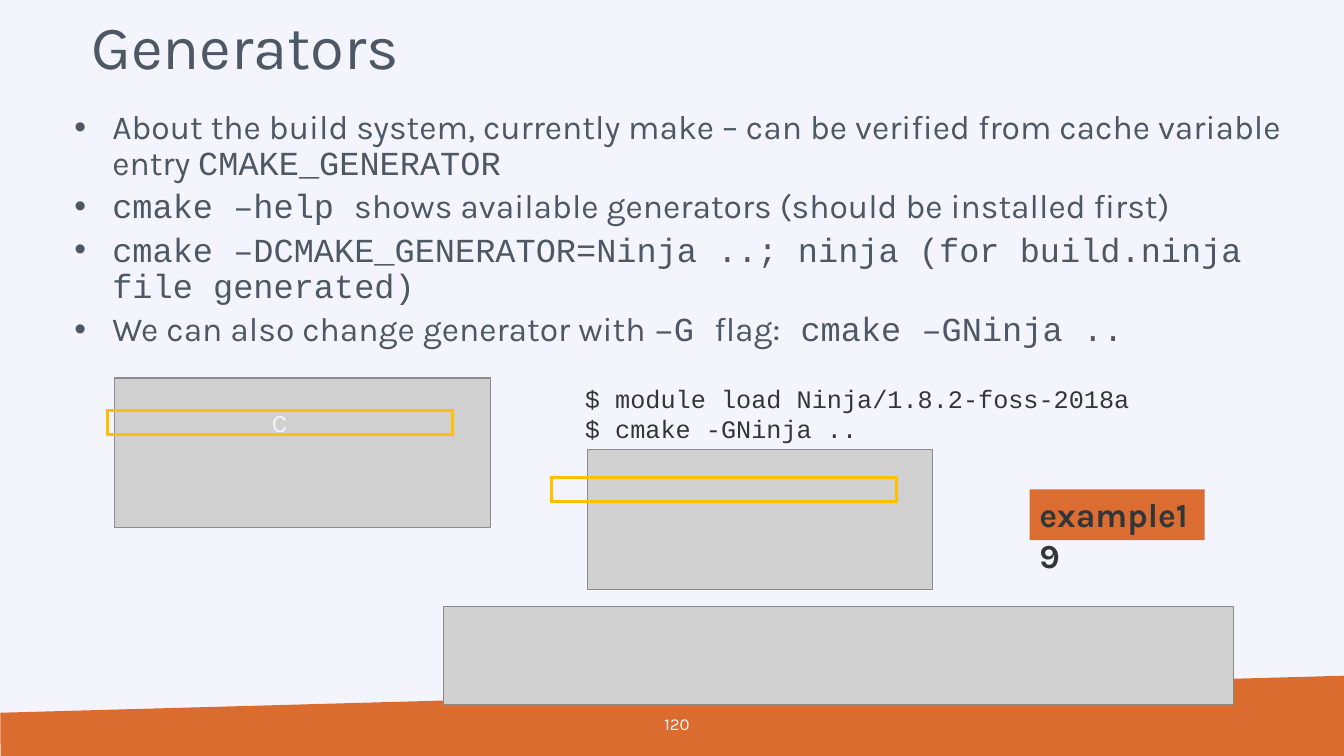
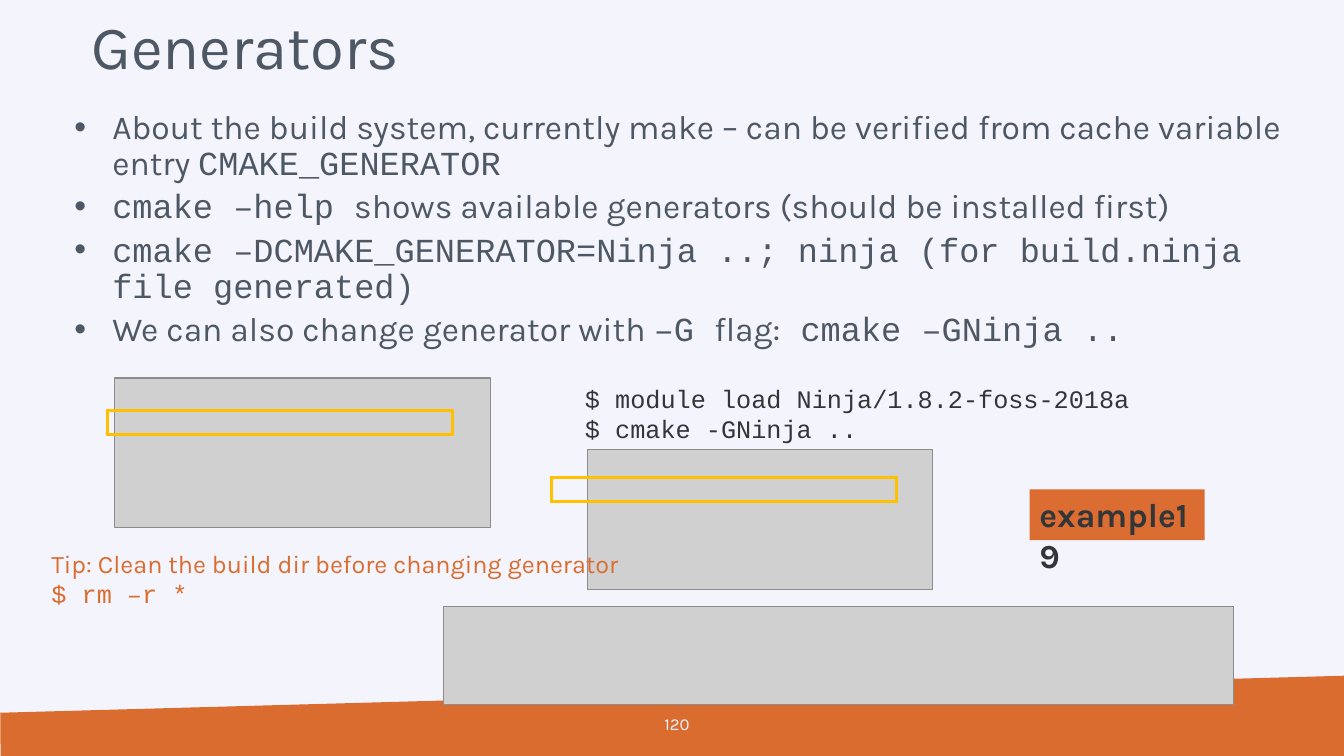
Before and after one commit to hpcleuven/CMake-intro, a slide deck: slide 120 of CMake-introduction.pptx. Drawn at 1344x756 pixels with LibreOffice and Linux fonts; fonts in the diff are those of the drawing; grey boxes stand for pictures; background and template pictures are left out. Boxes give left, top, right and bottom in pixels: in the first picture for what was removed or moved away, otherwise in the second. Text is boxed around its words. In the diff, an @@ line names an element or a change of style, - is before the commit and + after.

```diff
--- a/CMake-introduction.pptx
+++ b/CMake-introduction.pptx
@@ text in rectangle at [272, 410, 287, 436]: text removed @@
-C
@@ text added at [51, 551, 619, 603], 18 pt, text #DB6C30 @@
+Tip: Clean the build dir before changing generator
+$ rm –r *
```
Also in this commit, not shown: 37 other slides changed, 1 other file.
